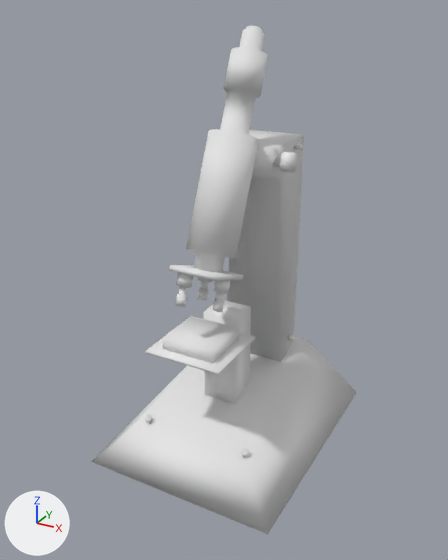
An edit to the FBX model working/subahu/Microscope/Microscope.fbx, drawn before and after from the same camera.
The view is the same before and after, from a camera (50 mm lens) standing at (1.034, -1.363, 1.386) and looking at (0.159, 0.228, 0.591). The lights are fixed; the arrows at lower left show +X, +Y and +Z. Where no turn or scale is listed for an object, it has been applied to the vertices.

Before the edit, the objects in view are built like this:
```python
me_cylinder_010 = bpy.data.meshes.new('Cylinder.010')
me_cylinder_010.from_pydata(...)  # 2040 vertices, 1698 faces; spans x -0.143..0.5, y -0.134..0.682, z -0.164..1.192
me_cylinder_010.materials.append(mat_material_001)  # white #e7e7e7
me_cylinder_010.materials.append(mat_material_004)  # white #e7e7e7
me_cylinder_010.materials.append(mat_material_009)  # white #e7e7e7
me_cylinder_010.materials.append(mat_material_010)  # white #e7e7e7
me_cylinder_010.materials.append(mat_material_008)  # white #e7e7e7
me_cylinder_010.materials.append(mat_material_007)  # white #e7e7e7
me_cylinder_010.materials.append(mat_material_003)  # white #e7e7e7
me_cylinder_010.materials.append(mat_material_005)  # white #e7e7e7
me_cylinder_010.materials.append(mat_material_006)  # white #e7e7e7
me_cylinder_010.materials.append(mat_material_002)  # white #e7e7e7
me_cylinder_010.materials.append(mat_material)  # white #e7e7e7
ob_microscope = bpy.data.objects.new('Microscope', me_cylinder_010)
ob_microscope.location = (0.0, 0.0, 0.147)
```
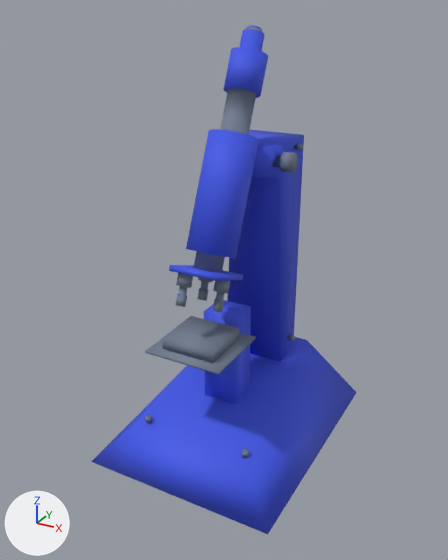
The newer file is also rescaled (x1.111), turned or shifted as a whole; pictures and numbers use the older file's frame.

Boxes (x1, y1, x2, y2) around the edits, measured in the pictures (448 x 560 px):
'Microscope', shading changed, recoloured (white to blue)
    both: (91, 25, 357, 534)
part 2 of me_cylinder_010, recoloured (white to blue)
    both: (273, 144, 303, 173)
part 3 of me_cylinder_010, recoloured
    both: (145, 415, 151, 424)
part 4 of me_cylinder_010, recoloured
    both: (242, 449, 249, 459)
part 5 of me_cylinder_010, recoloured (white to blue)
    both: (162, 316, 239, 363)
part 6 of me_cylinder_010, recoloured (white to blue)
    both: (197, 277, 213, 301)
part 7 of me_cylinder_010, recoloured (white to blue)
    both: (176, 273, 193, 307)
part 8 of me_cylinder_010, recoloured (white to blue)
    both: (213, 280, 231, 312)
part 9 of me_cylinder_010, recoloured (white to blue)
    both: (169, 265, 243, 281)
part 10 of me_cylinder_010, recoloured (white to blue)
    both: (145, 333, 256, 375)
part 11 of me_cylinder_010, recoloured (white to blue)
    both: (204, 300, 251, 404)
part 12 of me_cylinder_010, recoloured (white to blue)
    both: (186, 25, 268, 259)
part 13 of me_cylinder_010, recoloured
    both: (244, 26, 262, 32)
part 14 of me_cylinder_010, recoloured (white to blue)
    both: (193, 251, 225, 273)
part 15 of me_cylinder_010, recoloured (white to blue)
    both: (220, 88, 256, 135)
part 16 of me_cylinder_010, recoloured (white to blue)
    both: (227, 130, 304, 362)
part 17 of me_cylinder_010, recoloured (white to blue)
    both: (91, 337, 357, 534)

The change, as a list of edits to the scene's bpy script:
```text
Add mat_grey:
    mat_grey = principled_material('grey')
    mat_grey.base_color = (0.165, 0.204, 0.281)  # blue #717d90
    mat_grey.roughness = 0.69
Add mat_blue:
    mat_blue = principled_material('BLue')
    mat_blue.base_color = (0.0485, 0.0923, 0.8)  # blue #3e56e7
    mat_blue.roughness = 0.69
Change me_cylinder_010:
    where me_cylinder_010.from_pydata(...)  # 2040 vertices, 1698 faces; spans x -0.143..0.5, y -0.134..0.682, z -0.164..1.192
    used by ob_microscope; location = (0.0, 0.0, 0.147)
    me_cylinder_010 part 1: its shading normals changed
    me_cylinder_010 part 2: 195 of the faces centred in x 0.045..0.338, y 0.304..0.472, z 0.79..0.848 switch from mat_material_001 (white #e7e7e7) to mat_grey (blue #717d90)
    me_cylinder_010 part 3: 65 of the faces centred in x -0.01..0.01, y -0.009..0.009, z -0.012..0.007 switch from mat_material_001 (white #e7e7e7) to mat_grey (blue #717d90)
    me_cylinder_010 part 4: 65 of the faces centred in x 0.348..0.369, y -0.009..0.009, z -0.012..0.007 switch from mat_material_001 (white #e7e7e7) to mat_grey (blue #717d90)
    me_cylinder_010 part 5: all 6 faces that had it switch from mat_material_004 (white #e7e7e7) to mat_grey (blue #717d90)
    me_cylinder_010 part 6: 97 of the faces centred in x 0.134..0.179, y 0.088..0.141, z 0.43..0.51 switch from mat_material_009 (white #e7e7e7) to mat_grey (blue #717d90)
    me_cylinder_010 part 7: 97 of the faces centred in x 0.126..0.171, y -0.019..0.034, z 0.453..0.533 switch from mat_material_010 (white #e7e7e7) to mat_grey (blue #717d90)
    me_cylinder_010 part 8: 97 of the faces centred in x 0.213..0.258, y 0.043..0.096, z 0.43..0.51 switch from mat_material_008 (white #e7e7e7) to mat_grey (blue #717d90)
    me_cylinder_010 part 9: all 6 faces that had it switch from mat_material_007 (white #e7e7e7) to mat_blue (blue #3e56e7)
    me_cylinder_010 part 10: all 6 faces that had it switch from mat_material_003 (white #e7e7e7) to mat_grey (blue #717d90)
    me_cylinder_010 part 11: all 6 faces that had it switch from mat_material_005 (white #e7e7e7) to mat_blue (blue #3e56e7)
    me_cylinder_010 part 12: 291 of the faces centred in x 0.113..0.262, y 0.048..0.373, z 0.534..1.19 switch from mat_material_006 (white #e7e7e7) to mat_blue (blue #3e56e7)
    me_cylinder_010 part 13: 129 of the faces centred in x 0.157..0.218, y 0.326..0.377, z 1.162..1.189 switch from mat_material_006 (white #e7e7e7) to mat_grey (blue #717d90)
    me_cylinder_010 part 14: 31 of the faces centred in x 0.145..0.229, y 0.051..0.121, z 0.543..0.574 switch from mat_material_006 (white #e7e7e7) to mat_grey (blue #717d90)
    me_cylinder_010 part 15: 31 of the faces centred in x 0.145..0.229, y 0.224..0.294, z 0.943..0.973 switch from mat_material_006 (white #e7e7e7) to mat_grey (blue #717d90)
    me_cylinder_010 part 16: all 14 faces that had it switch from mat_material_002 (white #e7e7e7) to mat_blue (blue #3e56e7)
    me_cylinder_010 part 17: all 6 faces that had it switch from mat_material (white #e7e7e7) to mat_blue (blue #3e56e7)
```
